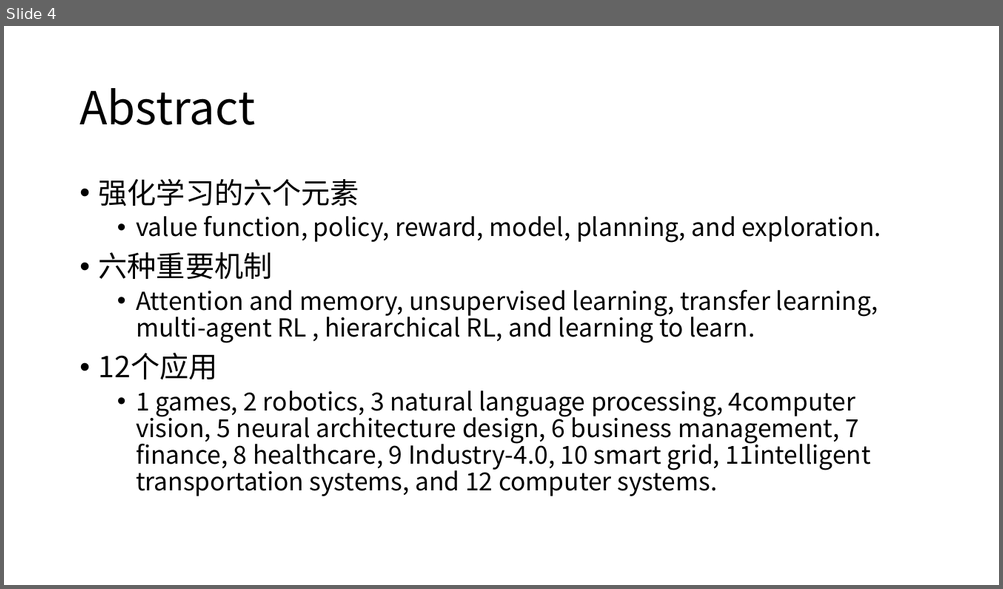
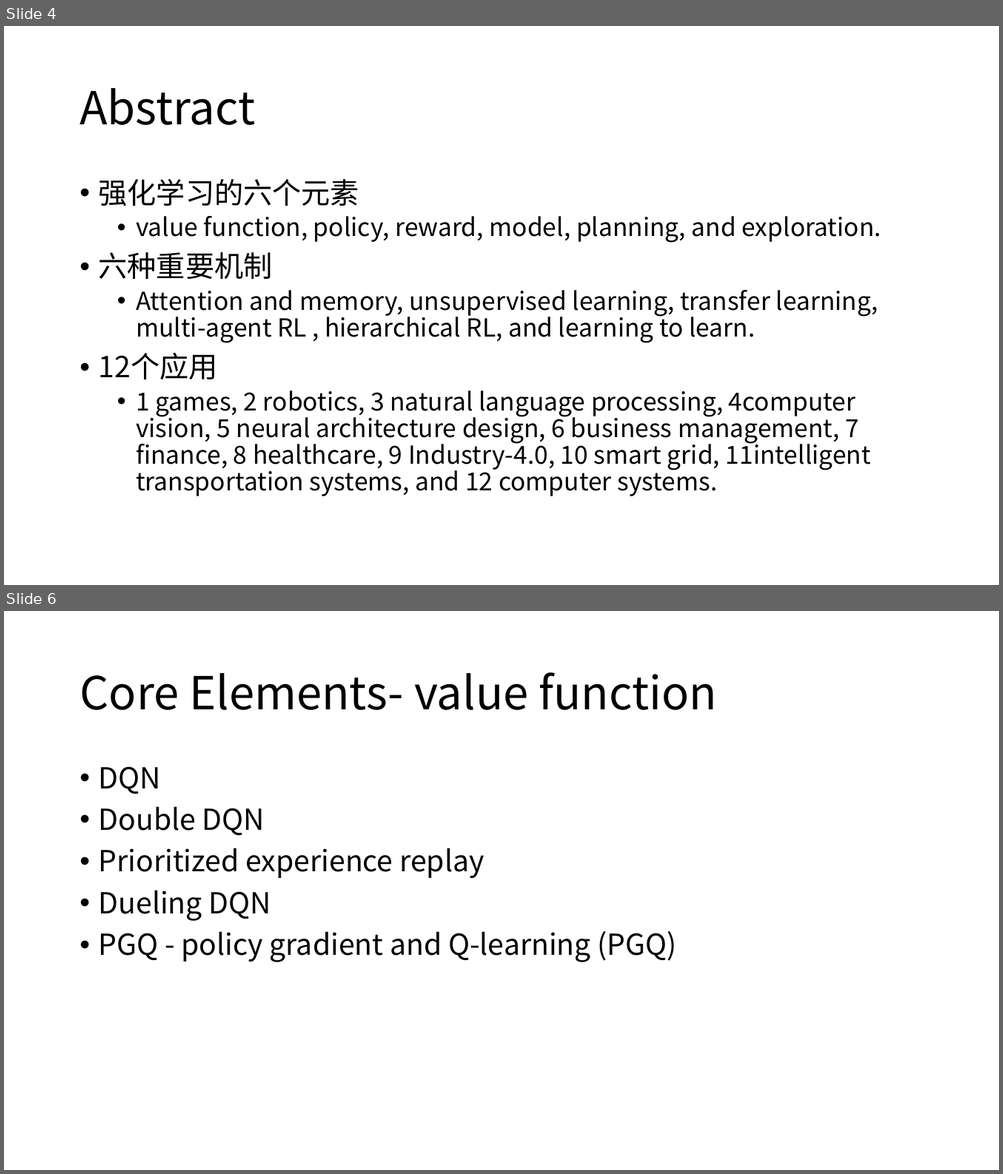
Before and after one commit to kangyongxin/0-RL-GameReviewPapers, a slide deck: Note_RLGameReviewPapers.pptx. Shown one above the other, each under a label of ours: slide 4 before the commit, slides 4 and 6 after it; the slides between them are not shown. The pictures are 1003x589 and 1003x1174 pixels, drawn with LibreOffice and Linux fonts; fonts in the diff are those of the drawing. Boxes give left, top, right and bottom in pixels: in the first picture for what was removed or moved away, otherwise in the second. Text is boxed around its words. In the diff, an @@ line names an element or a change of style, - is before the commit and + after.

```diff
--- a/Note_RLGameReviewPapers.pptx
+++ b/Note_RLGameReviewPapers.pptx
@@ slide 6 added at box(4, 611, 999, 1170), background #FFFFFF @@
@@ title added at box(79, 672, 717, 710), 44 pt, text #000000 @@
+Core Elements- value function
@@ text added at box(99, 766, 677, 963), 28 pt, text #000000 @@
+• DQN
+• Double DQN
+• Prioritized experience replay
+• Dueling DQN
+• PGQ - policy gradient and Q-learning (PGQ)
```
Also in this commit, not shown: 2 slides changed, 15 other slides added, 1 other file.
